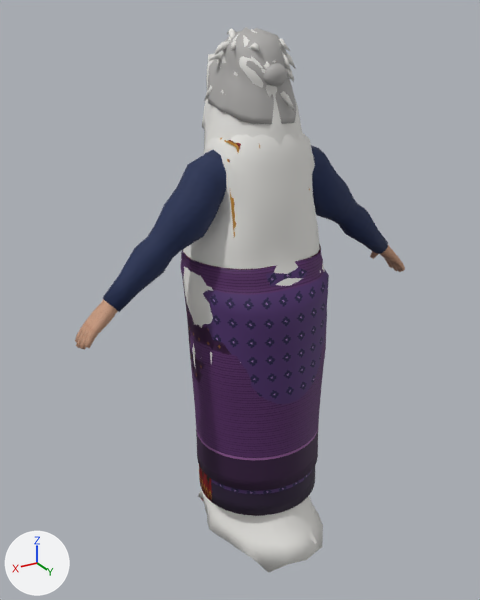
Before and after pictures for a commit that changed the FBX model assets/models/roblox/human_elder_female/human_elder_female_fat.fbx.
Rendered twice from a 50 mm lens placed at (3.66, 5.67, 5.69), pointed at (0.2, -0.1, 2.8). Arrows for +X, +Y and +Z are at lower left; the lights stay in place. The first picture is the older version. Where no turn or scale is listed for an object, it has been applied to the vertices.

Names of what the first picture shows: 'Body', 'Cloth_blouse_sin_sin', 'Cloth_indigo_scarf', 'Cloth_indigo_scarf_sin', 'Cloth_sabai_sin', 'Hair_curly_grey', 'Hair_ghost_floor_white', 'Hair_ghost_knee_white', 'Hair_ghost_messy_white' and 2 more.
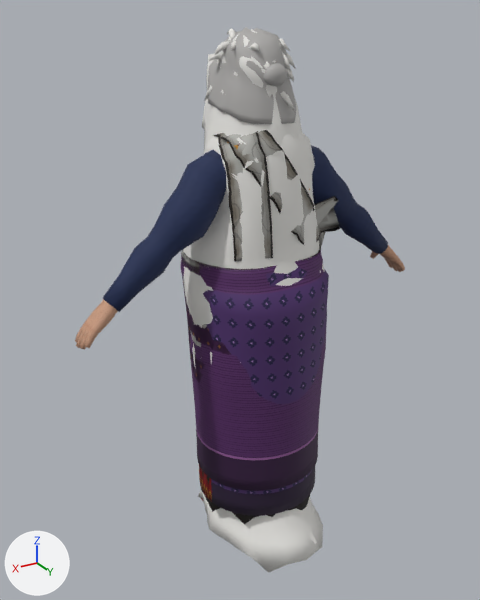
Pixel boxes (x1, y1, x2, y2) of what changed, in the pictures (480 x 600 px):
'Cloth_ghost_white_f_sabai', added: after (214, 130, 340, 262)
'Cloth_ghost_white_f_sin', added: after (181, 246, 321, 524)

The change, as a list of edits to the scene's bpy script:
```text
Add img_ghost_sabai_white_roughness_png:
    img_ghost_sabai_white_roughness_png = load_image('ghost_sabai_white_Roughness.png', 'human_elder_female_fat.fbm/ghost_sabai_white_Roughness.png', 512, 512, 'Non-Color')
Add img_ghost_sabai_white_color_png:
    img_ghost_sabai_white_color_png = load_image('ghost_sabai_white_Color.png', 'human_elder_female_fat.fbm/ghost_sabai_white_Color.png', 512, 512, 'sRGB')
Add img_ghost_sabai_white_normal_png:
    img_ghost_sabai_white_normal_png = load_image('ghost_sabai_white_Normal.png', 'human_elder_female_fat.fbm/ghost_sabai_white_Normal.png', 512, 512, 'Non-Color')
Add img_ghost_sin_white_color_png:
    img_ghost_sin_white_color_png = load_image('ghost_sin_white_Color.png', 'human_elder_female_fat.fbm/ghost_sin_white_Color.png', 512, 512, 'sRGB')
Add img_ghost_sin_white_roughness_png:
    img_ghost_sin_white_roughness_png = load_image('ghost_sin_white_Roughness.png', 'human_elder_female_fat.fbm/ghost_sin_white_Roughness.png', 512, 512, 'Non-Color')
Add img_ghost_sin_white_normal_png:
    img_ghost_sin_white_normal_png = load_image('ghost_sin_white_Normal.png', 'human_elder_female_fat.fbm/ghost_sin_white_Normal.png', 512, 512, 'Non-Color')
Add mat_cloth_ghost_sabai_white:
    mat_cloth_ghost_sabai_white = bpy.data.materials.new('Cloth_ghost_sabai_white')
    # uses the picture img_ghost_sabai_white_color_png
    # uses the picture img_ghost_sabai_white_normal_png
    # uses the picture img_ghost_sabai_white_roughness_png
Add mat_cloth_ghost_sin_white:
    mat_cloth_ghost_sin_white = bpy.data.materials.new('Cloth_ghost_sin_white')
    # uses the picture img_ghost_sin_white_color_png
    # uses the picture img_ghost_sin_white_normal_png
    # uses the picture img_ghost_sin_white_roughness_png
Add me_cloth_ghost_white_f_sabai:
    me_cloth_ghost_white_f_sabai.from_pydata(...)  # 776 vertices, 772 faces; spans x -1.06..0.54, y -0.76..0.47, z 3.32..4.77
    me_cloth_ghost_white_f_sabai.materials.append(mat_cloth_ghost_sabai_white)
Add me_cloth_ghost_white_f_sin:
    me_cloth_ghost_white_f_sin.from_pydata(...)  # 1968 vertices, 1920 faces; spans x -0.8..0.81, y -0.88..0.68, z 0.26..3.37
    me_cloth_ghost_white_f_sin.materials.append(mat_cloth_ghost_sin_white)
Add ob_cloth_ghost_white_f_sabai:
    ob_cloth_ghost_white_f_sabai = bpy.data.objects.new('Cloth_ghost_white_f_sabai', me_cloth_ghost_white_f_sabai)
    ob_cloth_ghost_white_f_sabai.location = (0.0, 0.0, 0.0)
Add ob_cloth_ghost_white_f_sin:
    ob_cloth_ghost_white_f_sin = bpy.data.objects.new('Cloth_ghost_white_f_sin', me_cloth_ghost_white_f_sin)
    ob_cloth_ghost_white_f_sin.location = (0.0, 0.0, 0.0)
```
